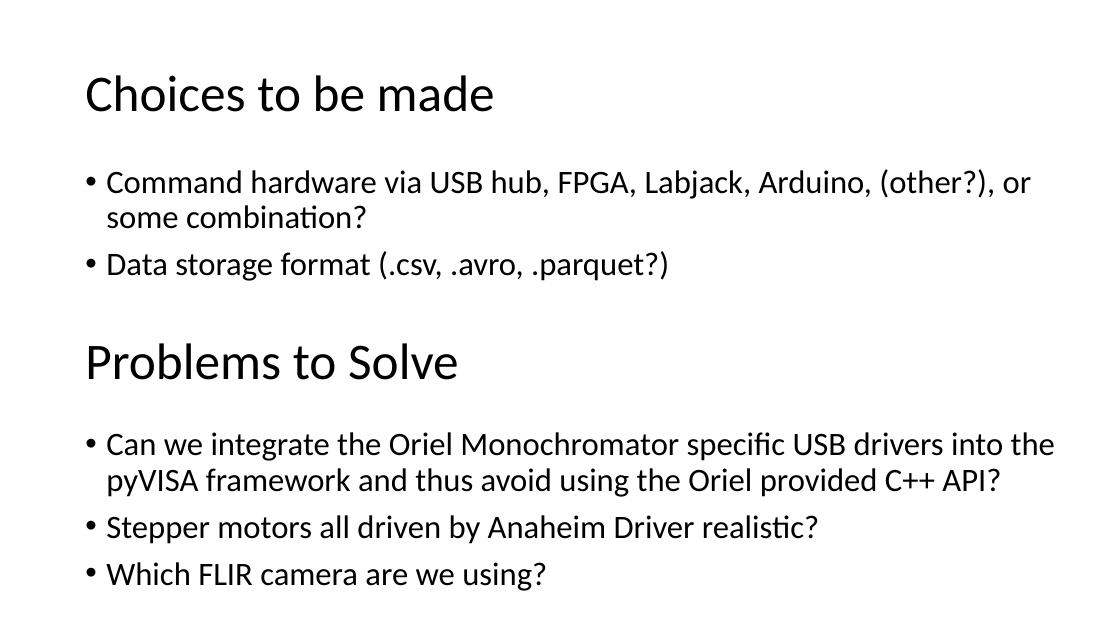
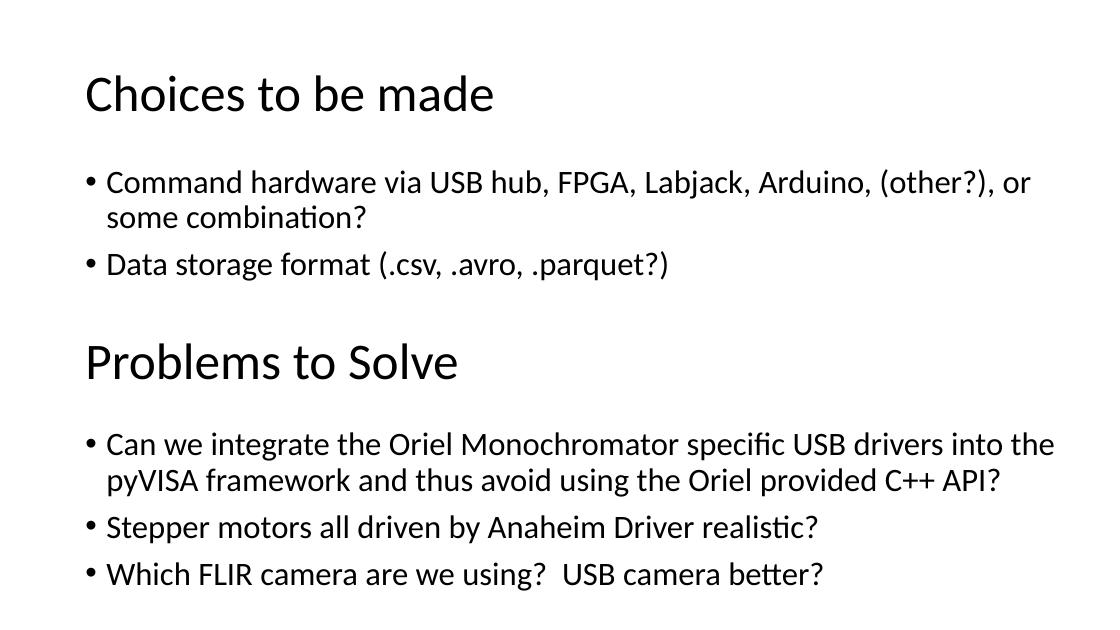
Before and after one commit to samcondon4/SPHEREx-lab-tools, a slide deck: slide 11 of SPHEREx-Calibration-Automation/presentations/SPHEREx_Calibration_Automation_Plan__Optics_Meeting_02162021.pptx. Drawn at 1120x630 pixels with LibreOffice and Linux fonts; fonts in the diff are those of the drawing. Boxes give left, top, right and bottom in pixels: in the first picture for what was removed or moved away, otherwise in the second. Text is boxed around its words. In the diff, an @@ line names an element or a change of style, - is before the commit and + after.

```diff
--- a/SPHEREx-Calibration-Automation/presentations/SPHEREx_Calibration_Automation_Plan__Optics_Meeting_02162021.pptx
+++ b/SPHEREx-Calibration-Automation/presentations/SPHEREx_Calibration_Automation_Plan__Optics_Meeting_02162021.pptx
@@ text at [106,562,824,591]: text changed @@
-• Which FLIR camera are we using?
+• Which FLIR camera are we using? USB camera better?
```
Also in this commit, not shown: 3 other slides changed.
